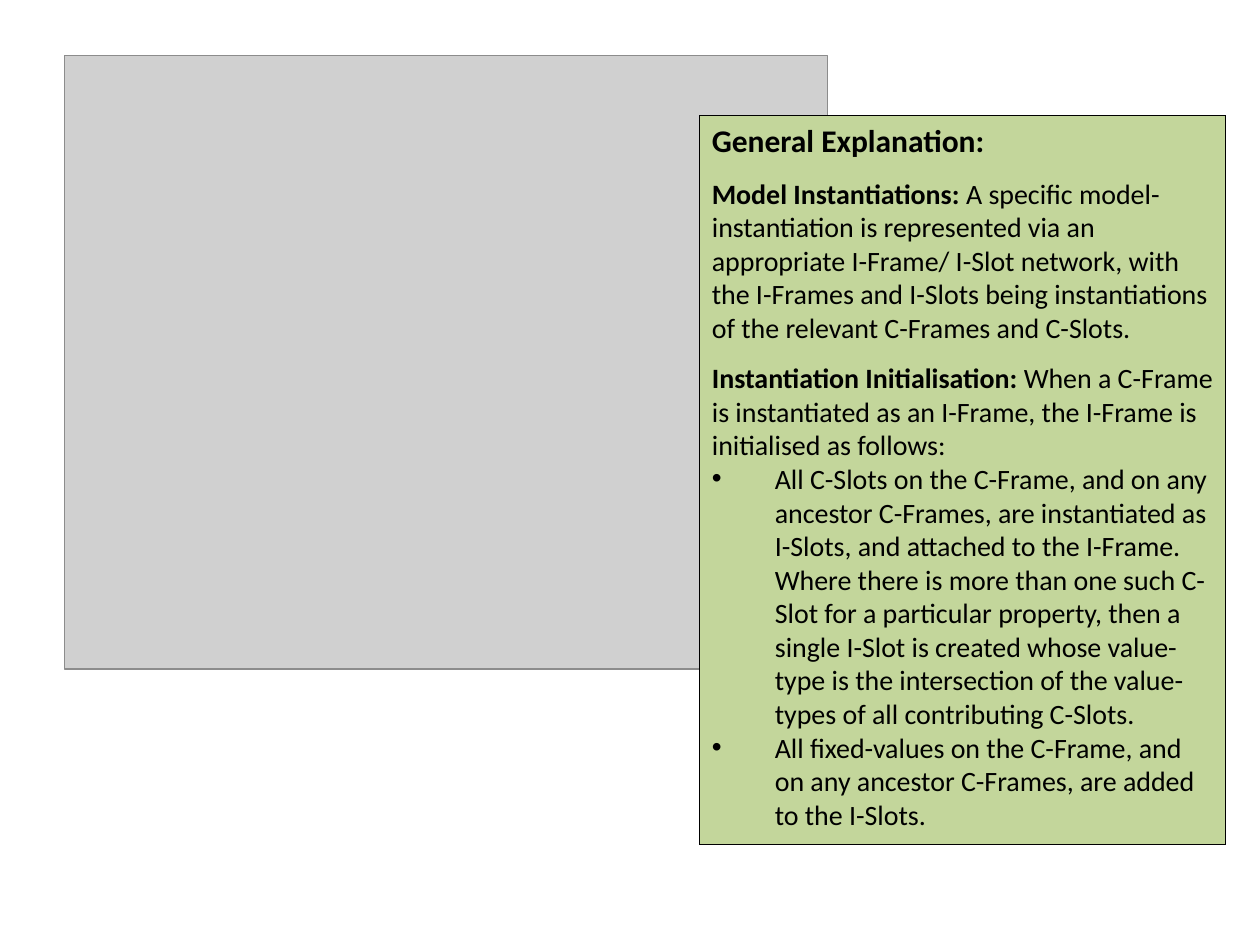
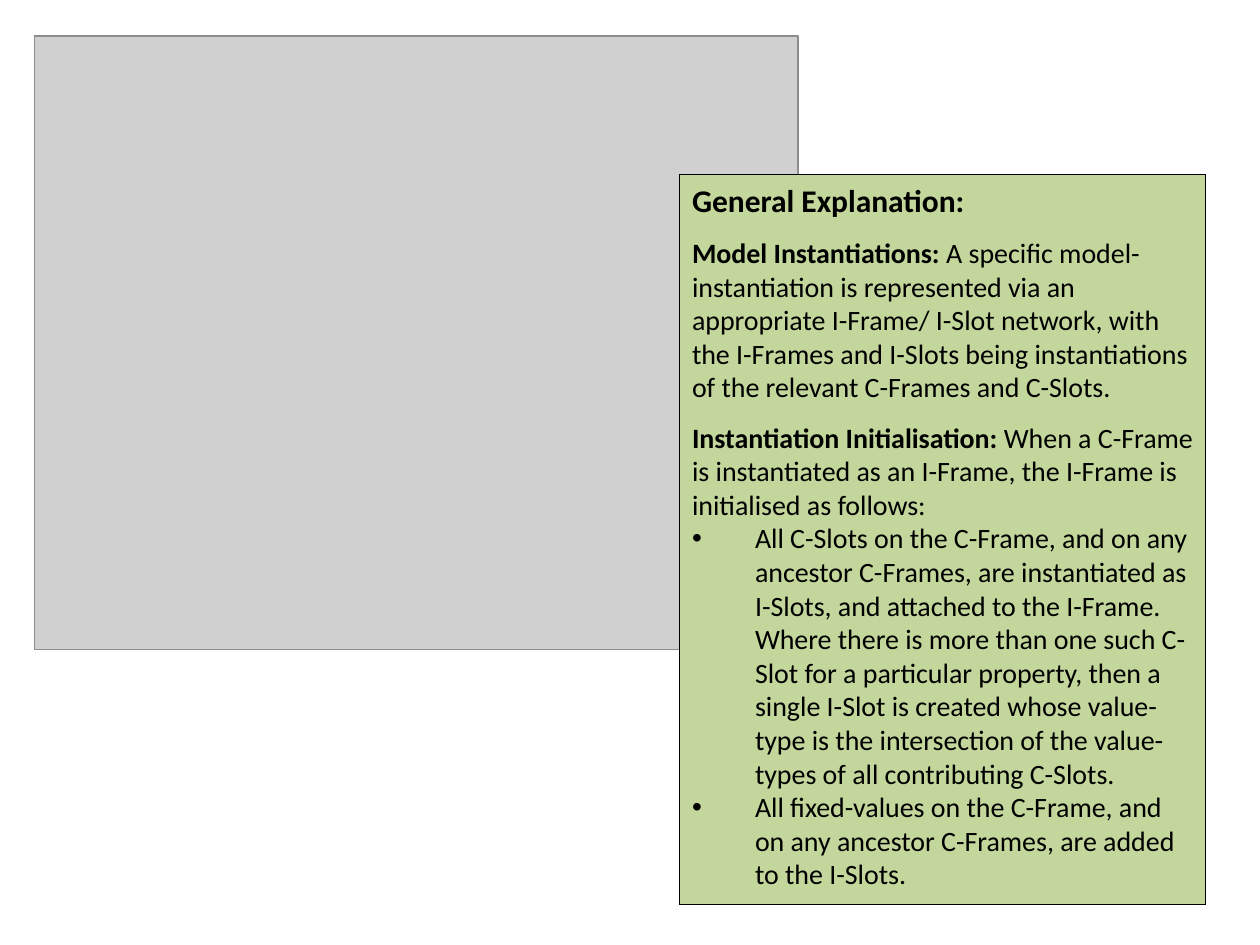
Before and after one commit to colin-puleston/mekon-hobo, a slide deck: slide 15 of docs/MEKON-HOBO Introductory Tutorial.pptx. Drawn at 1260x945 pixels with LibreOffice and Linux fonts; fonts in the diff are those of the drawing; grey boxes stand for pictures. Boxes give left, top, right and bottom in pixels: in the first picture for what was removed or moved away, otherwise in the second. Text is boxed around its words. In the diff, an @@ line names an element or a change of style, - is before the commit and + after.

```diff
--- a/docs/MEKON-HOBO Introductory Tutorial.pptx
+++ b/docs/MEKON-HOBO Introductory Tutorial.pptx
@@ picture: place and size @@
-picture at (64, 55, 828, 669)
+picture at (35, 37, 799, 650)
@@ rectangle "General Explanation:": place and size @@
-rectangle "General Explanation:" at (699, 116, 1225, 845)
+rectangle "General Explanation:" at (679, 175, 1205, 905)
```
Also in this commit, not shown: 11 other slides changed, 2 slides added.
